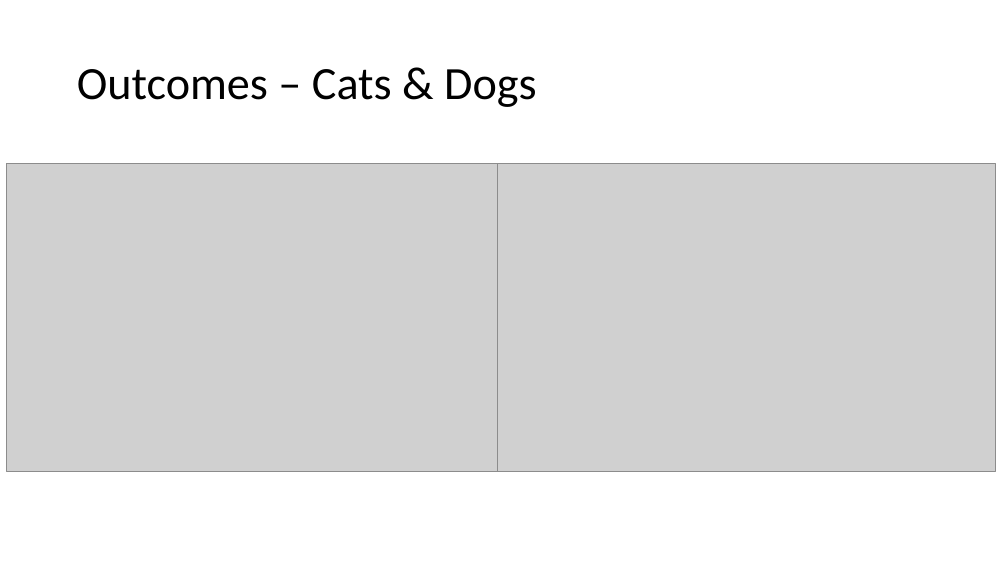
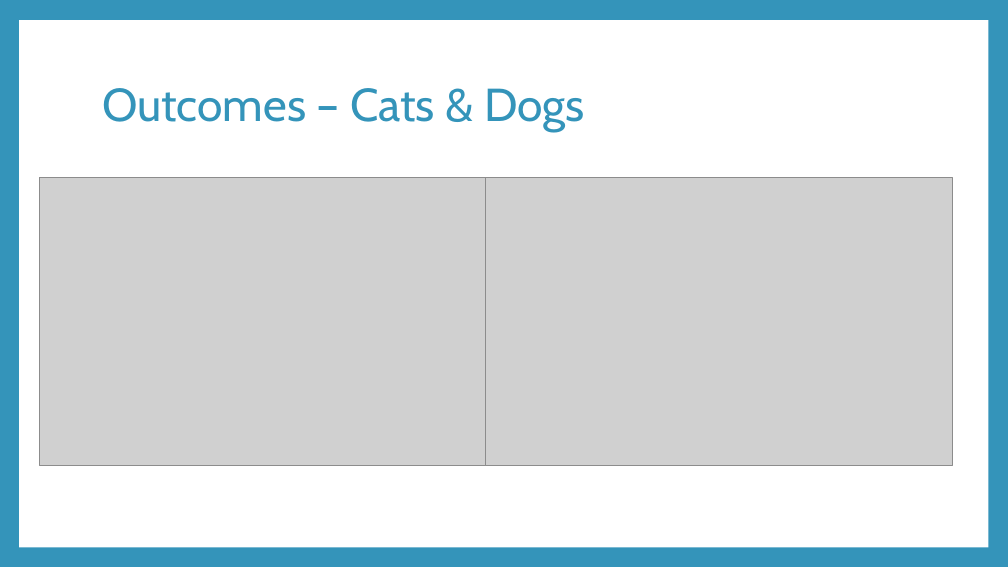
Before and after one commit to awyllie87/RSPCA, a slide deck: slide 5 of presentation.pptx (slide 4 before the commit). Drawn at 1008x567 pixels with LibreOffice and Linux fonts; fonts in the diff are those of the drawing; grey boxes stand for pictures. Boxes give left, top, right and bottom in pixels: in the first picture for what was removed or moved away, otherwise in the second. Text is boxed around its words. In the diff, an @@ line names an element or a change of style, - is before the commit and + after.

```diff
--- a/presentation.pptx
+++ b/presentation.pptx
@@ background #FFFFFF to #3494BA @@
@@ rectangle added at (x1=19, y1=20, x2=988, y2=547), fill #FFFFFF @@
@@ title "Outcomes – Cats & Dogs" moved from (x1=77, y1=69, x2=537, y2=107) to (x1=102, y1=88, x2=585, y2=132) @@
@@ title "Outcomes – Cats & Dogs" at (x1=102, y1=88, x2=585, y2=132): font Calibri to Cabin, text colour #000000 to #3494BA @@
@@ picture resized from (x1=6, y1=164, x2=504, y2=472) to (x1=39, y1=177, x2=507, y2=465) @@
@@ picture resized from (x1=497, y1=164, x2=995, y2=472) to (x1=485, y1=177, x2=953, y2=465) @@
```
Also in this commit, not shown: 5 other slides changed, 5 slides added, 1 slide removed, 11 other files.
